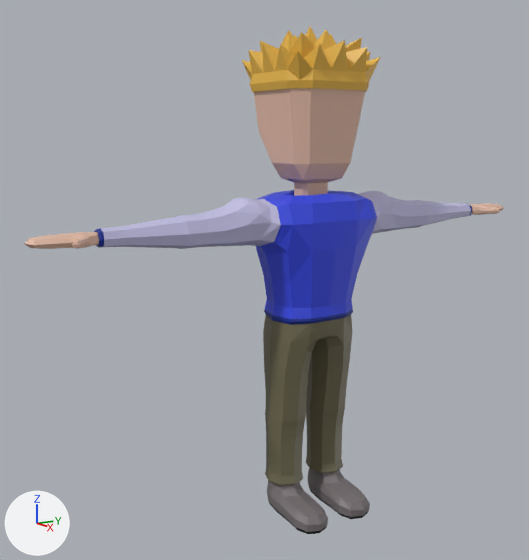
Before and after pictures for a commit that changed the Blender file Models/Character.blend.
Both versions are drawn from a camera (50 mm lens) standing at (2.35, -1.71, 1.53) and looking at (-0.08, -0.16, 0.97). Arrows for +X, +Y and +Z are at lower left; the lights stay in place.

The first picture shows 'ClothesMale2', 'Hair1', 'HandsBase', 'Head1', 'ShoesMale2'.
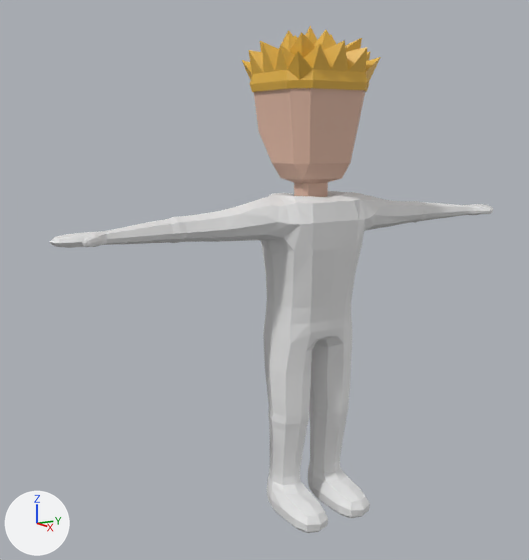
What differs and where, as boxes [x1, y1, x2, y2] in the pictures (529 x 560 px):
'Base', shown: after [50, 191, 493, 533]
'ClothesMale2', deleted: before [94, 190, 472, 486]
    faces in mat_pantsmale2 (brown #6d684f): [263, 315, 352, 486]
    faces in mat_shirtmale2 (blue #374ae7): [256, 190, 377, 319]
    faces in mat_sleevesmale2 (blue #c5c2e7): [101, 190, 471, 249]
    faces in mat_rimmale2 (blue #002590): [94, 203, 472, 325]
'ShoesMale2', deleted: before [267, 468, 370, 534]
    faces in mat_shoesmale2 (grey #777072): [267, 468, 370, 532]
    faces in mat_solesmale2 (black #1d1d1d): [269, 488, 369, 534]
'HandsBase', hidden (beige): before [24, 203, 504, 249]

Diff of the bpy script that builds the scene:
```diff
--- a/Models/Character.blend.py
+++ b/Models/Character.blend.py
@@ ob_base @@
 _m = ob_base.modifiers.new('Mirror', 'MIRROR')
 _m.use_axis = (False, True, False)
-ob_base.hide_set(True)
@@ ob_clothesmale2 @@
-ob_clothesmale2 = bpy.data.objects.new('ClothesMale2', me_cube_021)
-ob_clothesmale2.parent = ob_clothes
-ob_clothesmale2.location = (0.0, 0.0, 0.0)
@@ ob_handsbase @@
 _m = ob_handsbase.modifiers.new('Mirror', 'MIRROR')
 _m.use_axis = (False, True, False)
+ob_handsbase.hide_set(True)
@@ ob_shoesmale2 @@
-ob_shoesmale2 = bpy.data.objects.new('ShoesMale2', me_cube_023)
-ob_shoesmale2.parent = ob_shoes
-ob_shoesmale2.location = (0.0, 0.0, 0.0)
```
